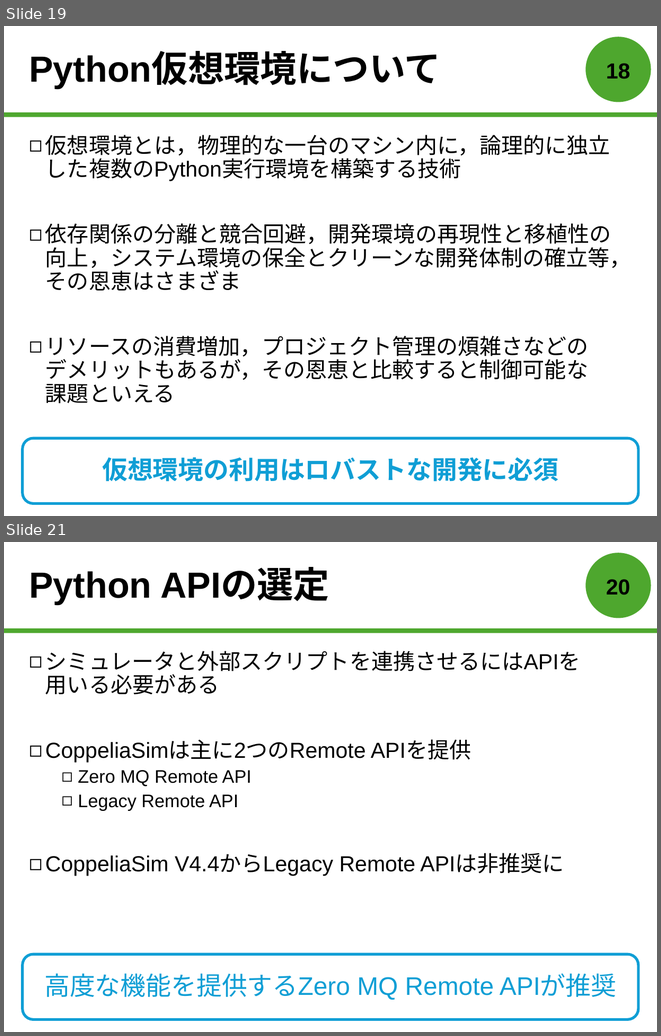
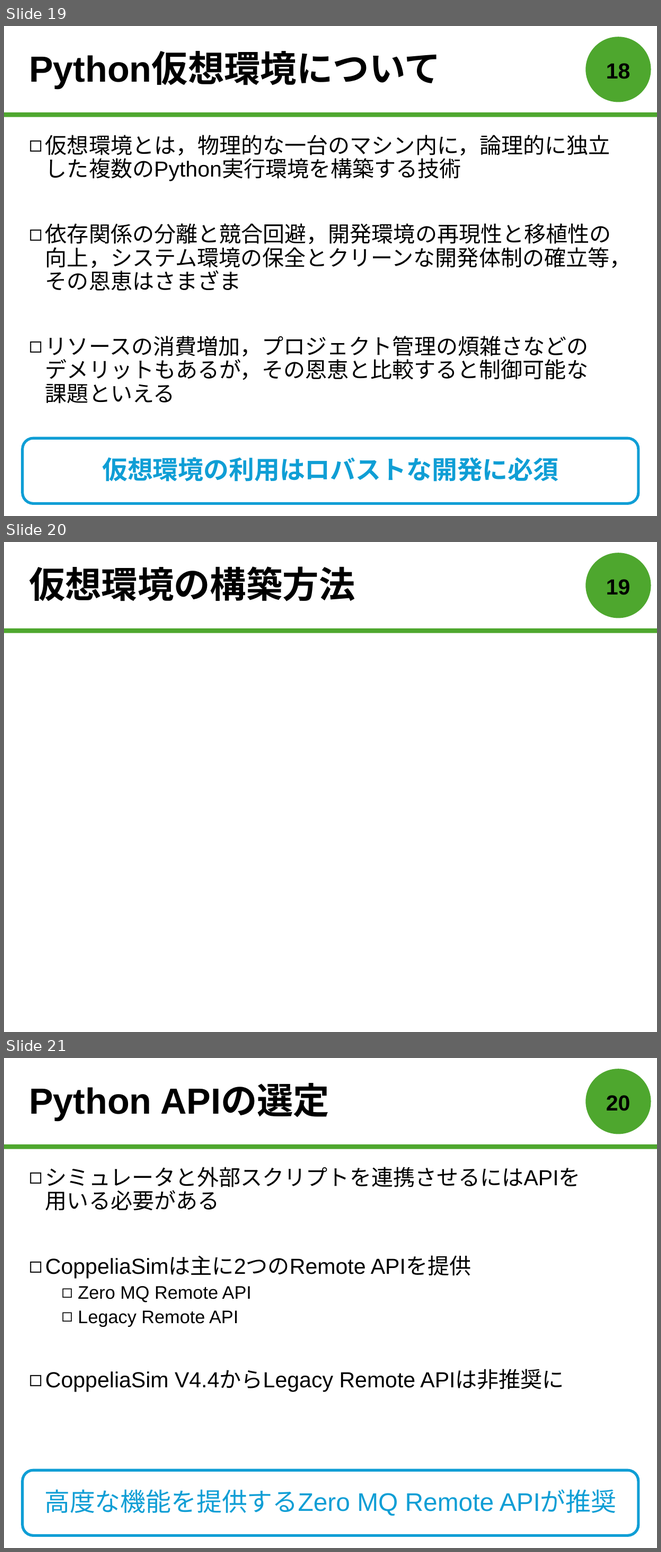
Before and after one commit to forest-book/MatlabLOSFormation, a slide deck: 森本皓斗.pptx. Shown one above the other, each under a label of ours: slides 19 and 21 before the commit, slides 19, 20 and 21 after it; the slides between them are not shown. The pictures are 661x1036 and 661x1552 pixels, drawn with LibreOffice and Linux fonts; fonts in the diff are those of the drawing. Boxes give left, top, right and bottom in pixels: in the first picture for what was removed or moved away, otherwise in the second. Text is boxed around its words. In the diff, an @@ line names an element or a change of style, - is before the commit and + after.

```diff
--- a/森本皓斗.pptx
+++ b/森本皓斗.pptx
@@ slide 20 added at box(4, 542, 657, 1032), background #FFFFFF; not listed: 2 template elements that a slide beside it also shows @@
@@ title added at box(29, 566, 355, 601), 40 pt, text #000000, bold @@
+仮想環境の構築方法
@@ page number added at box(606, 579, 630, 595), 24 pt, text #000000, bold @@
+19
```
Also in this commit, not shown: 1 slide removed.
